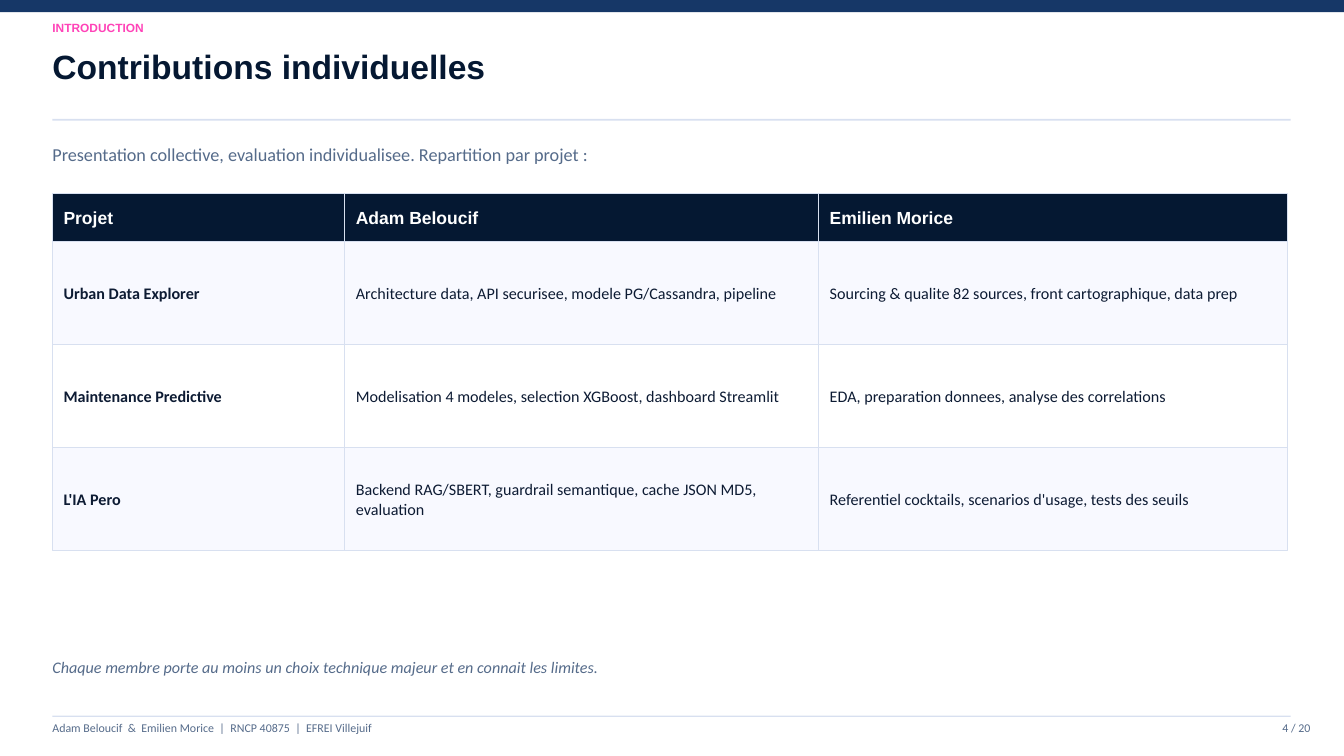
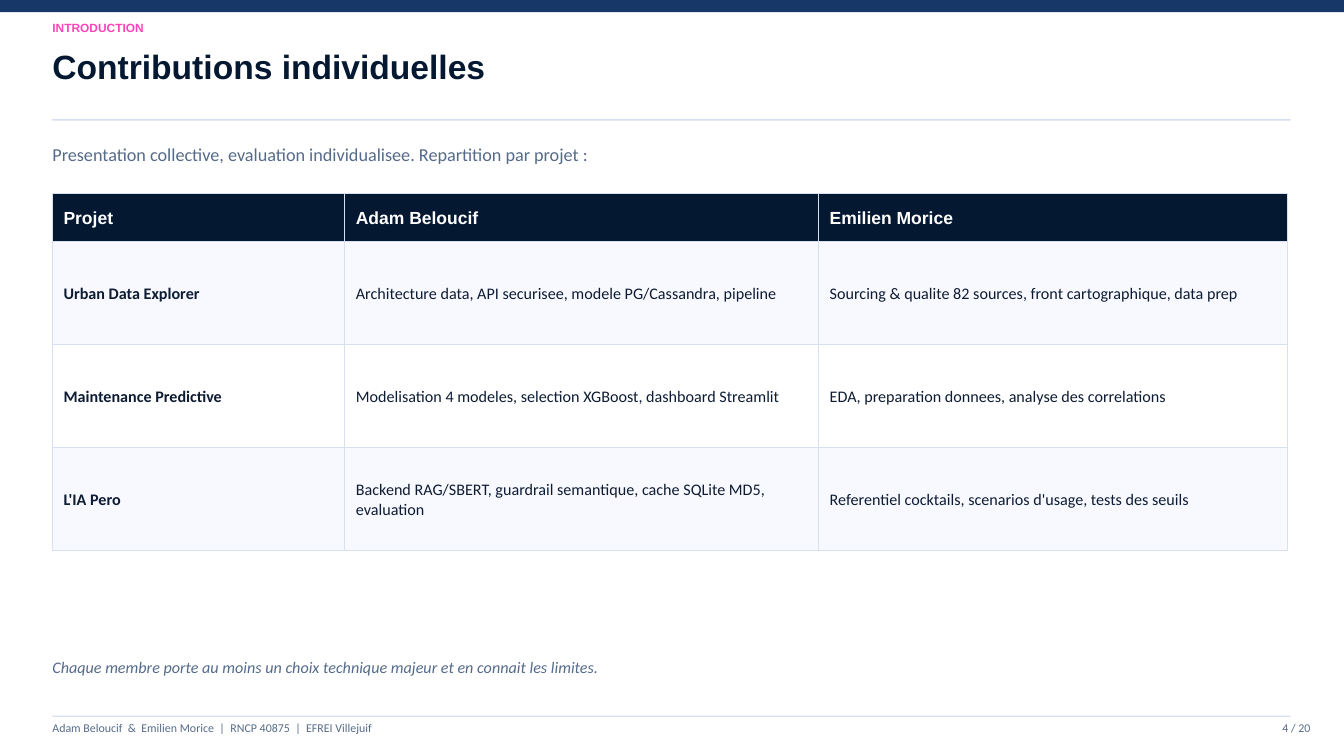
Before and after one commit to Adam-Blf/Soutenance-M1, a slide deck: slide 4 of Soutenance_Bloc1-2_Adam_Emilien.pptx. Drawn at 1344x756 pixels with LibreOffice and Linux fonts; fonts in the diff are those of the drawing. Boxes give left, top, right and bottom in pixels: in the first picture for what was removed or moved away, otherwise in the second. Text is boxed around its words. In the diff, an @@ line names an element or a change of style, - is before the commit and + after.

Commit message:
fix: correct cocktail count 483 (dedup), guardrail 0.40, GPT-2 not Gemini

```diff
--- a/Soutenance_Bloc1-2_Adam_Emilien.pptx
+++ b/Soutenance_Bloc1-2_Adam_Emilien.pptx
@@ text in rectangle at box(356, 483, 765, 515): text changed @@
-Backend RAG/SBERT, guardrail semantique, cache JSON MD5, evaluation
+Backend RAG/SBERT, guardrail semantique, cache SQLite MD5, evaluation
```
Also in this commit, not shown: 5 other slides changed, 1 other file.
